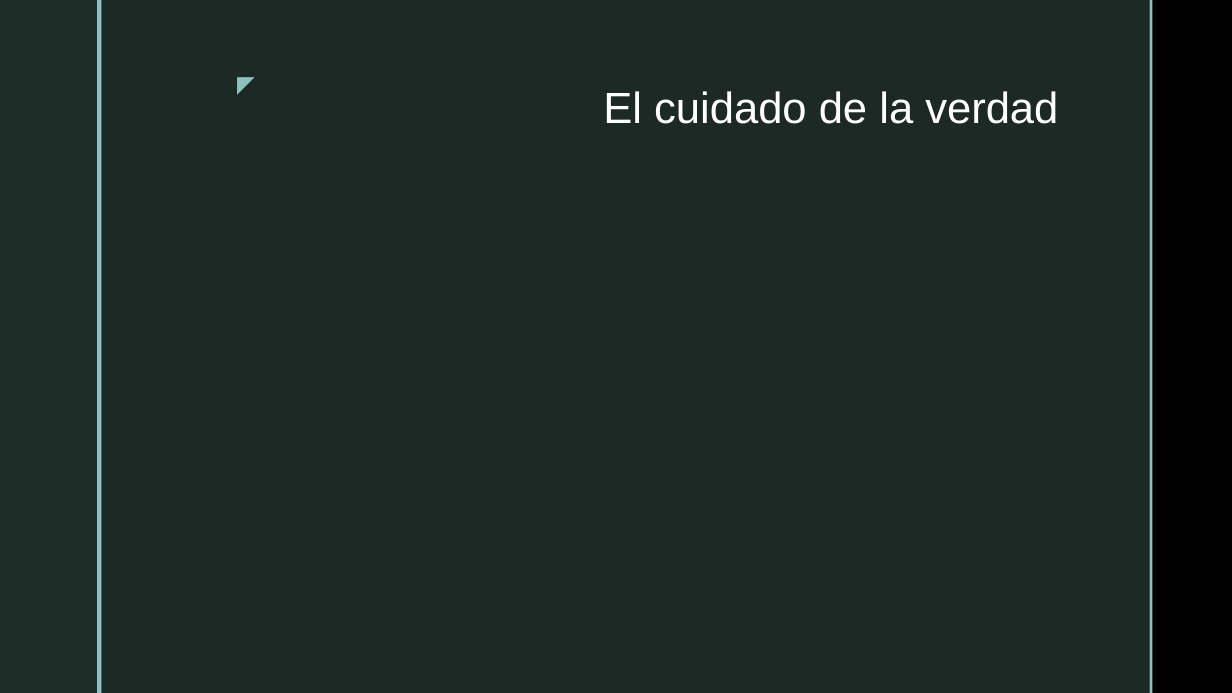
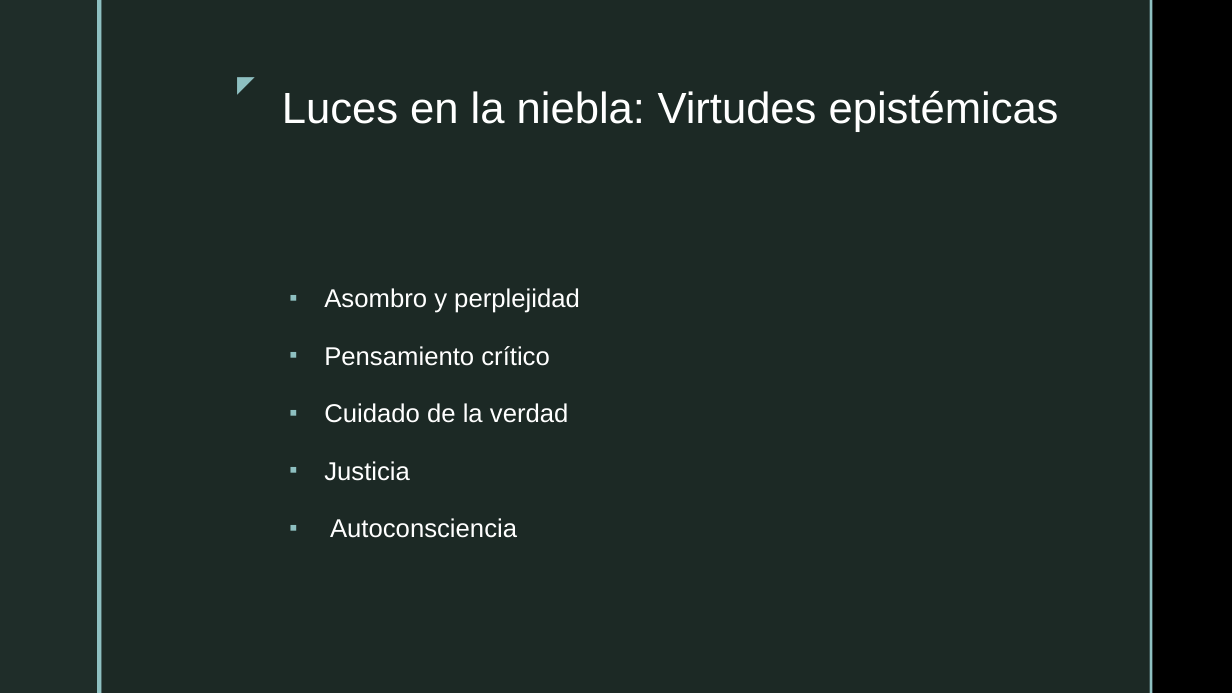
Before and after one commit to jcunisabana/philandfilm, a slide deck: slide 11 of luces en la niebla.pptx (slide 10 before the commit). Drawn at 1232x693 pixels with LibreOffice and Linux fonts; fonts in the diff are those of the drawing; background and template pictures are left out. Boxes give left, top, right and bottom in pixels: in the first picture for what was removed or moved away, otherwise in the second. Text is boxed around its words. In the diff, an @@ line names an element or a change of style, - is before the commit and + after.

```diff
--- a/luces en la niebla.pptx
+++ b/luces en la niebla.pptx
@@ title at box(282, 91, 1059, 132): text changed @@
-El cuidado de la verdad
+Luces en la niebla: Virtudes epistémicas
@@ text added at box(324, 288, 580, 538), 20 pt, text #FFFFFF @@
+▪ Asombro y perplejidad
+▪ Pensamiento crítico
+▪ Cuidado de la verdad
+▪ Justicia
+▪ Autoconsciencia
```
Also in this commit, not shown: 2 slides added.
